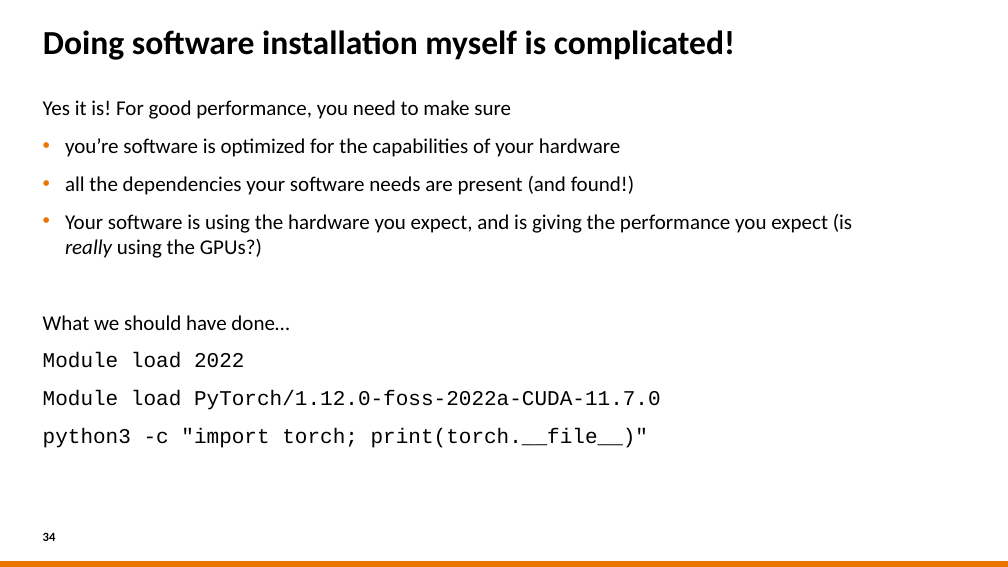
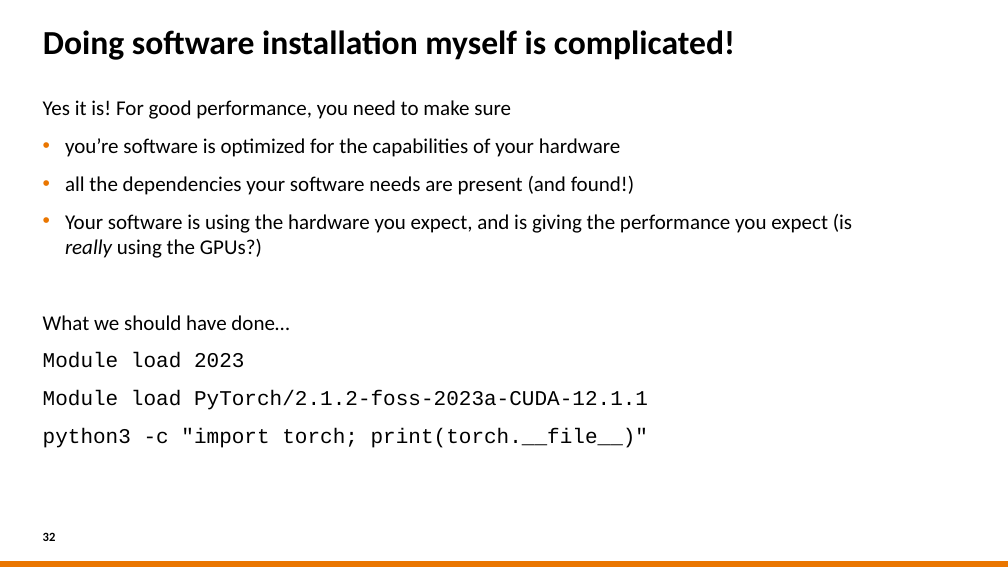
Before and after one commit to sara-nl/HPML-course-materials, a slide deck: slide 32 of Day2/slides/Software_installations_on_HPC_systems.pptx (slide 34 before the commit). Drawn at 1008x567 pixels with LibreOffice and Linux fonts; fonts in the diff are those of the drawing; background and template pictures are left out. Boxes give left, top, right and bottom in pixels: in the first picture for what was removed or moved away, otherwise in the second. Text is boxed around its words. In the diff, an @@ line names an element or a change of style, - is before the commit and + after.

```diff
--- a/Day2/slides/Software_installations_on_HPC_systems.pptx
+++ b/Day2/slides/Software_installations_on_HPC_systems.pptx
@@ text at [43, 352, 648, 410]: text changed @@
-Module load 2022
-Module load PyTorch/1.12.0-foss-2022a-CUDA-11.7.0
+Module load 2023
+Module load PyTorch/2.1.2-foss-2023a-CUDA-12.1.1
@@ page number at [43, 532, 56, 541]: text changed @@
-34
+32
```
Also in this commit, not shown: 12 other slides changed, 1 slide added, 3 slides removed.
